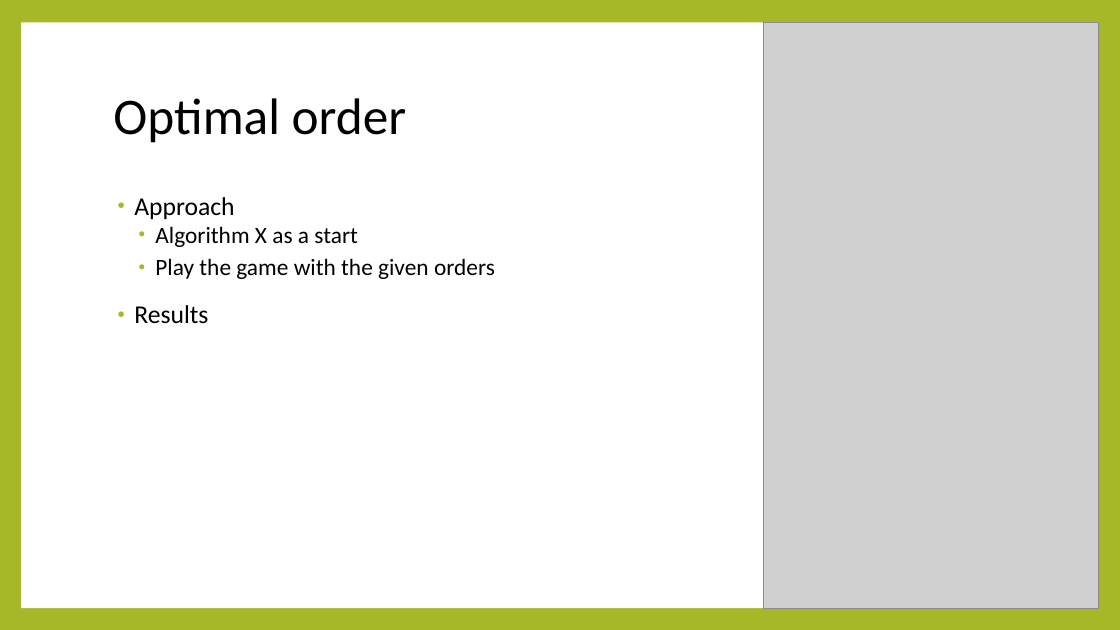
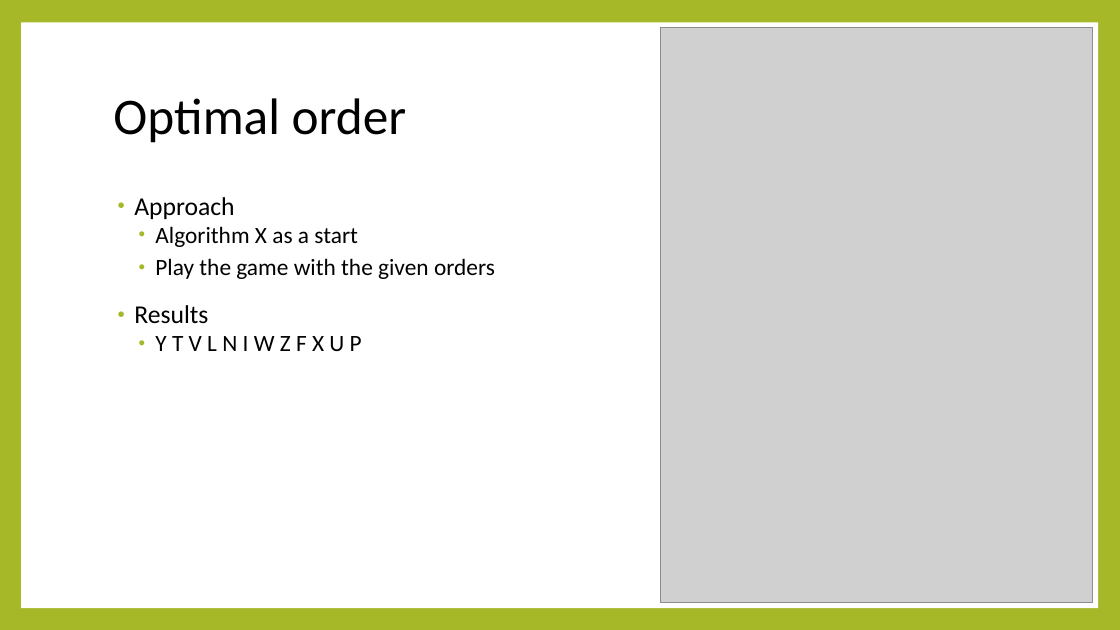
Before and after one commit to Hookz/pentominoes, a slide deck: slide 3 of Pentetris bots.pptx. Drawn at 1120x630 pixels with LibreOffice and Linux fonts; fonts in the diff are those of the drawing; grey boxes stand for pictures. Boxes give left, top, right and bottom in pixels: in the first picture for what was removed or moved away, otherwise in the second. Text is boxed around its words. In the diff, an @@ line names an element or a change of style, - is before the commit and + after.

```diff
--- a/Pentetris bots.pptx
+++ b/Pentetris bots.pptx
@@ picture: place and size @@
-picture at box(764, 23, 1099, 608)
+picture at box(660, 28, 1092, 603)
@@ text at box(155, 336, 362, 351): paragraph added @@
+  • Y T V L N I W Z F X U P
```
Also in this commit, not shown: 1 other slide changed, 1 other file.
